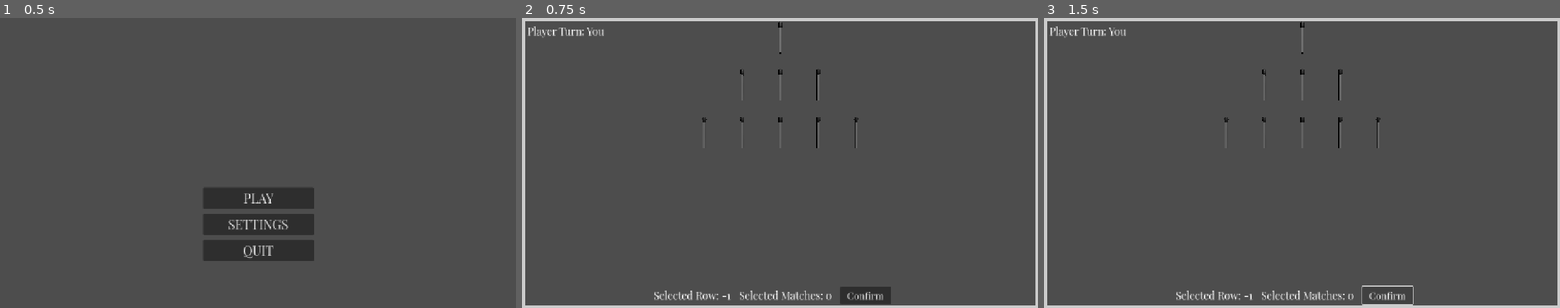
Above: before the commit, frames 1-3 (left to right).
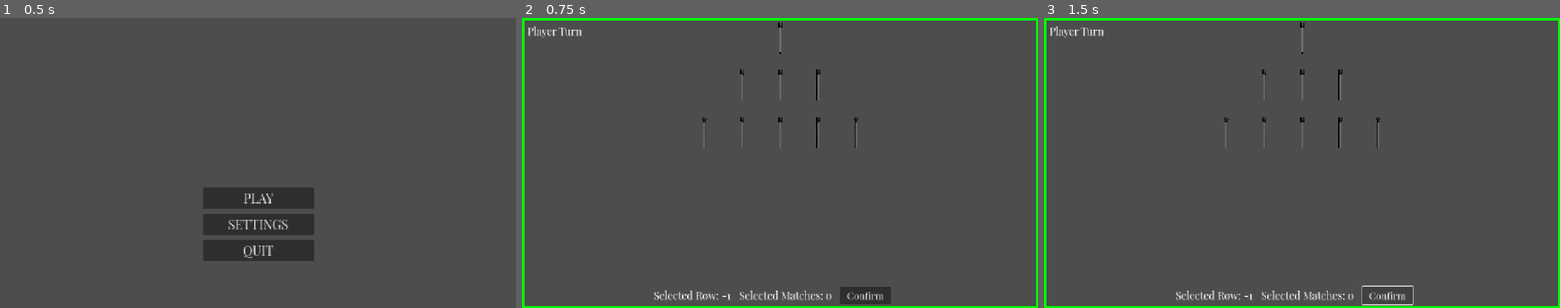
Above: after the commit, the same moments.

Repository: alex-bo7/ashes_of_nim_481
Game: Godot game, scene res://MainMenu/main_menu.tscn
Same seed, same stepped clock (60 frames per second), same inputs: the game is played once before the commit and once after it.
Inputs:
- Up to frame 1 (0.5 s): no input
- Up to frame 2 (0.75 s): click "PLAY" at 0.5 s
- Up to frame 3 (1.5 s): click "Confirm" at 1.25 s

Frame 1 is identical in both runs. In frame 2, 3.2% of the frame differs, in the area x 0-100%, y 0-100%; in frame 3, 3.2%.

Commit message:
Update gui with colors

Diff:
--- a/Extras/game_manager.gd
+++ b/Extras/game_manager.gd
@@ -73,8 +73,8 @@
 
 #region StateManagement
 func initialize_values() -> void:
-	var matches_arr: Array = GameSettings.matches_arr
-	var depth_lim: int = GameSettings.depth_lim
+	matches_arr = GameSettings.matches_arr
+	depth_lim = GameSettings.depth_lim
 	current_state = GameState.new(turn.PLAYER, 0, matches_arr, generate_moves(matches_arr))
 
 
@@ -87,6 +87,8 @@
 
 
 func cpu_move() -> void:
+	await get_tree().create_timer(0.5).timeout
+
 	# TODO replace with algorithm form 481
 	var move_index = randi_range(0, current_state.moves.size() - 1)
 	var move = current_state.moves[move_index]
@@ -111,7 +113,6 @@
 
 	# run next move
 	if current_state.to_move == turn.CPU:
-		await get_tree().create_timer(0.5).timeout
 		cpu_move()
 	# else player_move() called when player presses confirm btn
 
--- a/NimGameGUI/nim_game_gui.gd
+++ b/NimGameGUI/nim_game_gui.gd
@@ -4,16 +4,25 @@
 @export var row_label: Label
 @export var matches_label: Label
 @export var confirm_btn: Button
+@export var panel: Panel
+
+var stylebox: StyleBoxFlat = get_theme_stylebox("panel")
 
 func _ready() -> void:
-	fill_labels()
+	update_gui()
 
 
-func fill_labels() -> void:
+func update_gui() -> void:
+	stylebox.set_border_width_all(4)
+
 	if GameManager.current_state.to_move == GameManager.turn.PLAYER:
-		turn_label.text = "Player Turn: You"
+		turn_label.text = "Player Turn"
+		stylebox.border_color = Color.GREEN
+		panel.add_theme_stylebox_override("panel", stylebox)
 	else:
-		turn_label.text = "AI Turn: " # + difficulty
+		turn_label.text = "AI Turn"
+		stylebox.border_color = Color.RED
+		panel.add_theme_stylebox_override("panel", stylebox)
 
 	row_label.text = "Selected Row: " + str(GameManager.selected_row)
 	matches_label.text = "Selected Matches: " + str(GameManager.selected_matches.size())
@@ -21,4 +30,8 @@
 
 func _on_confirm_btn_pressed() -> void:
 	GameManager.player_move()
-	fill_labels()
+	update_gui()
+
+	# wait for ai turn, ai timer is 0.5
+	await get_tree().create_timer(0.8).timeout
+	update_gui()
--- a/NimGameGUI/nim_game_gui.tscn
+++ b/NimGameGUI/nim_game_gui.tscn
@@ -10,7 +10,7 @@
 border_width_right = 8
 border_width_bottom = 8
 
-[node name="Control" type="Control" node_paths=PackedStringArray("turn_label", "row_label", "matches_label", "confirm_btn")]
+[node name="gui" type="Control" node_paths=PackedStringArray("turn_label", "row_label", "matches_label", "confirm_btn", "panel")]
 layout_mode = 3
 anchors_preset = 15
 anchor_right = 1.0
@@ -22,6 +22,7 @@
 row_label = NodePath("Panel/actions/row_label")
 matches_label = NodePath("Panel/actions/matches_label")
 confirm_btn = NodePath("Panel/actions/confirm_btn")
+panel = NodePath("Panel")
 
 [node name="Panel" type="Panel" parent="."]
 layout_mode = 1
--- a/NimGameScene/camera_3d.gd
+++ b/NimGameScene/camera_3d.gd
@@ -24,4 +24,4 @@
 	# Add your click handling logic here
 	if object.has_method("on_click"):
 		object.on_click()
-		gui.fill_labels()
+		gui.update_gui()
--- a/NimGameScene/nin_game_scene.gd
+++ b/NimGameScene/nin_game_scene.gd
@@ -4,8 +4,9 @@
 const PLACEMENT_STEPS: float = 0.2
 
 func _ready() -> void:
-	place_match_sticks(GameSettings.matches_arr.size())
 	GameManager.initialize_values()
+
+	place_match_sticks(GameManager.matches_arr.size())
 	GameManager.display(GameManager.current_state)
 
 
